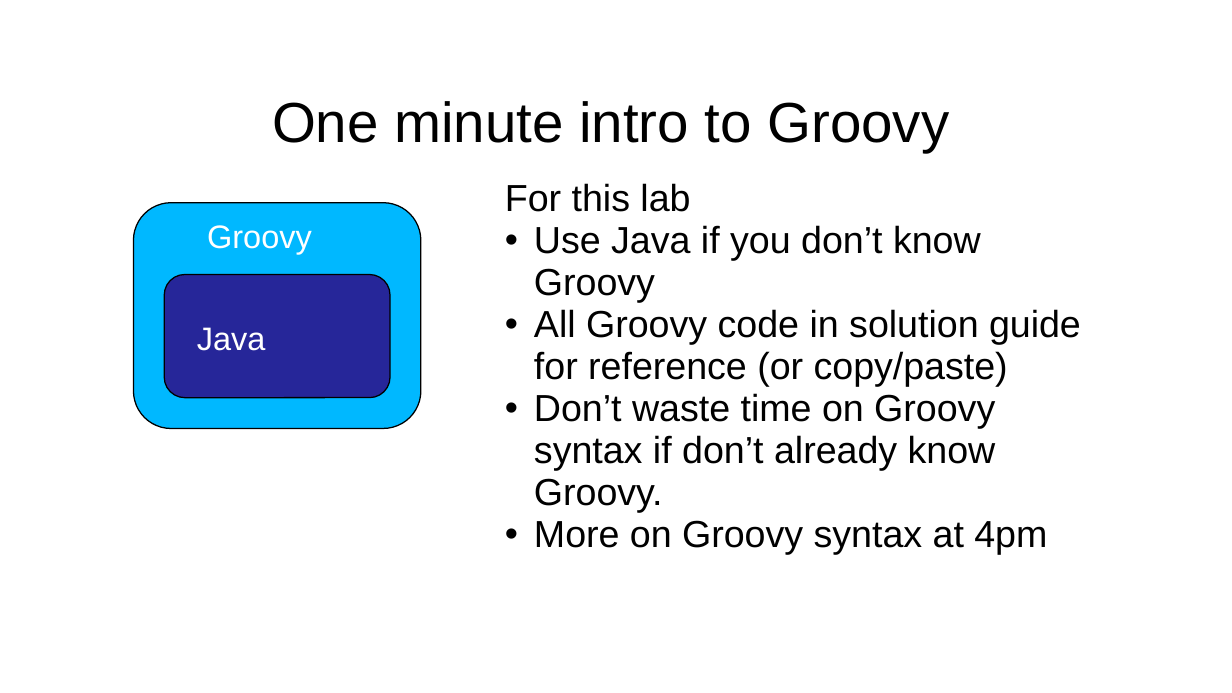
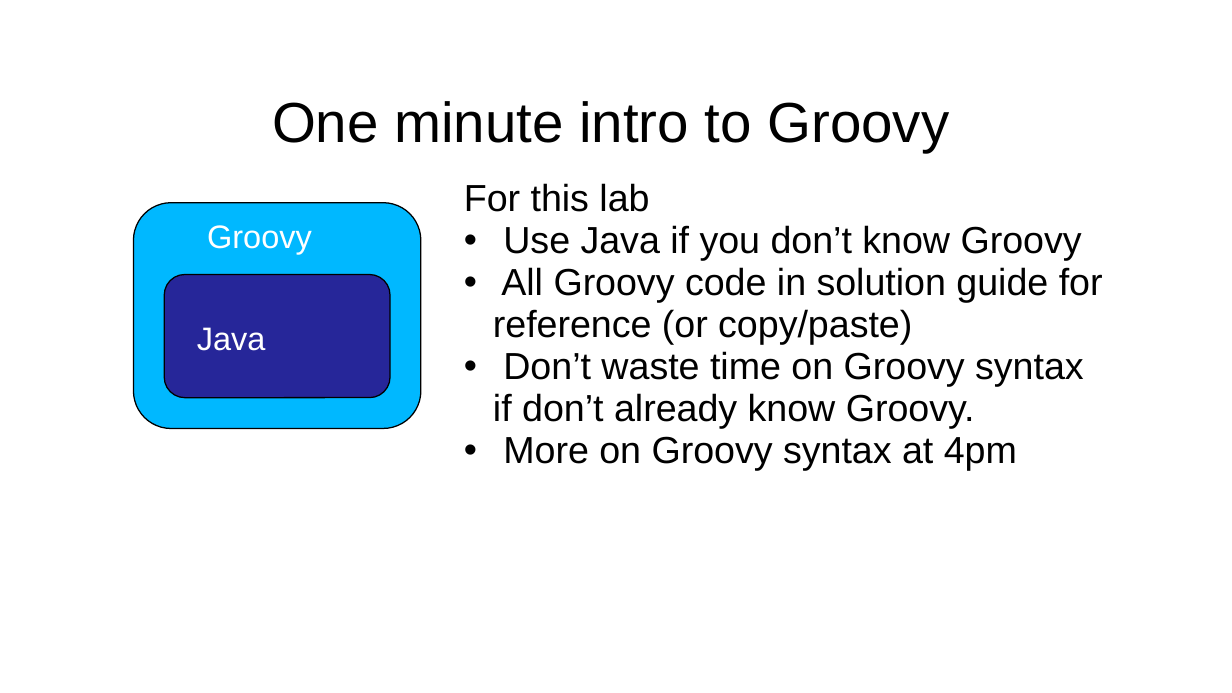
Before and after one commit to boyarsky/OracleCodeOne2018-HOL-Automating-Stack-Groovy, a slide deck: slide 14 of 2018-OracleCodeOne-Authomating Stack.ppt (slide 13 before the commit). Drawn at 1232x693 pixels with LibreOffice and Linux fonts; fonts in the diff are those of the drawing; background and template pictures are left out. Boxes give left, top, right and bottom in pixels: in the first picture for what was removed or moved away, otherwise in the second. Text is boxed around its words. In the diff, an @@ line names an element or a change of style, - is before the commit and + after.

```diff
--- a/2018-OracleCodeOne-Authomating Stack.ppt
+++ b/2018-OracleCodeOne-Authomating Stack.ppt
@@ text "For this lab" rewrapped from [505, 183, 1081, 555] to [464, 183, 1103, 471] @@
```
Also in this commit, not shown: 5 other slides changed, 2 other files.
